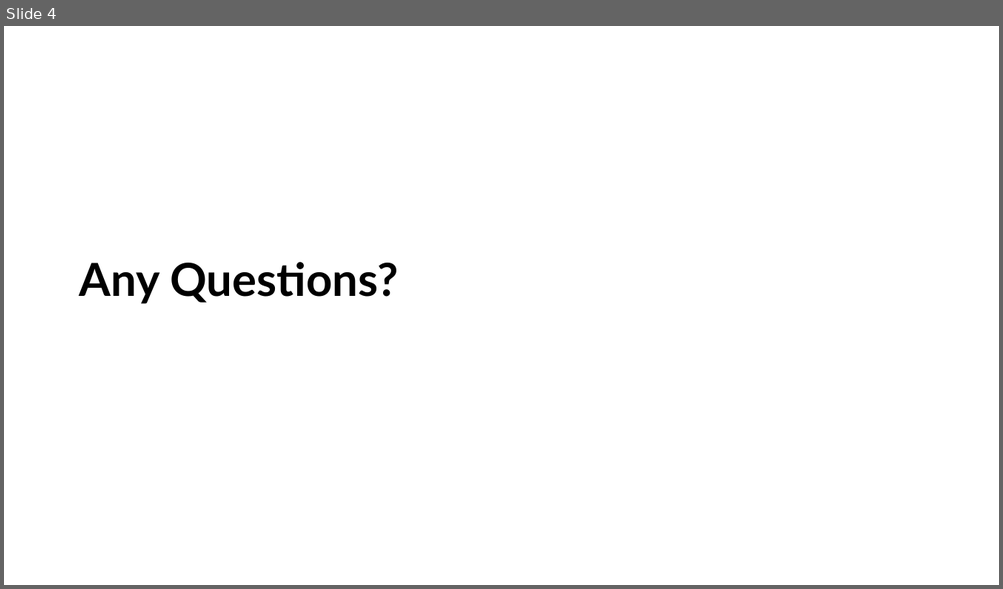
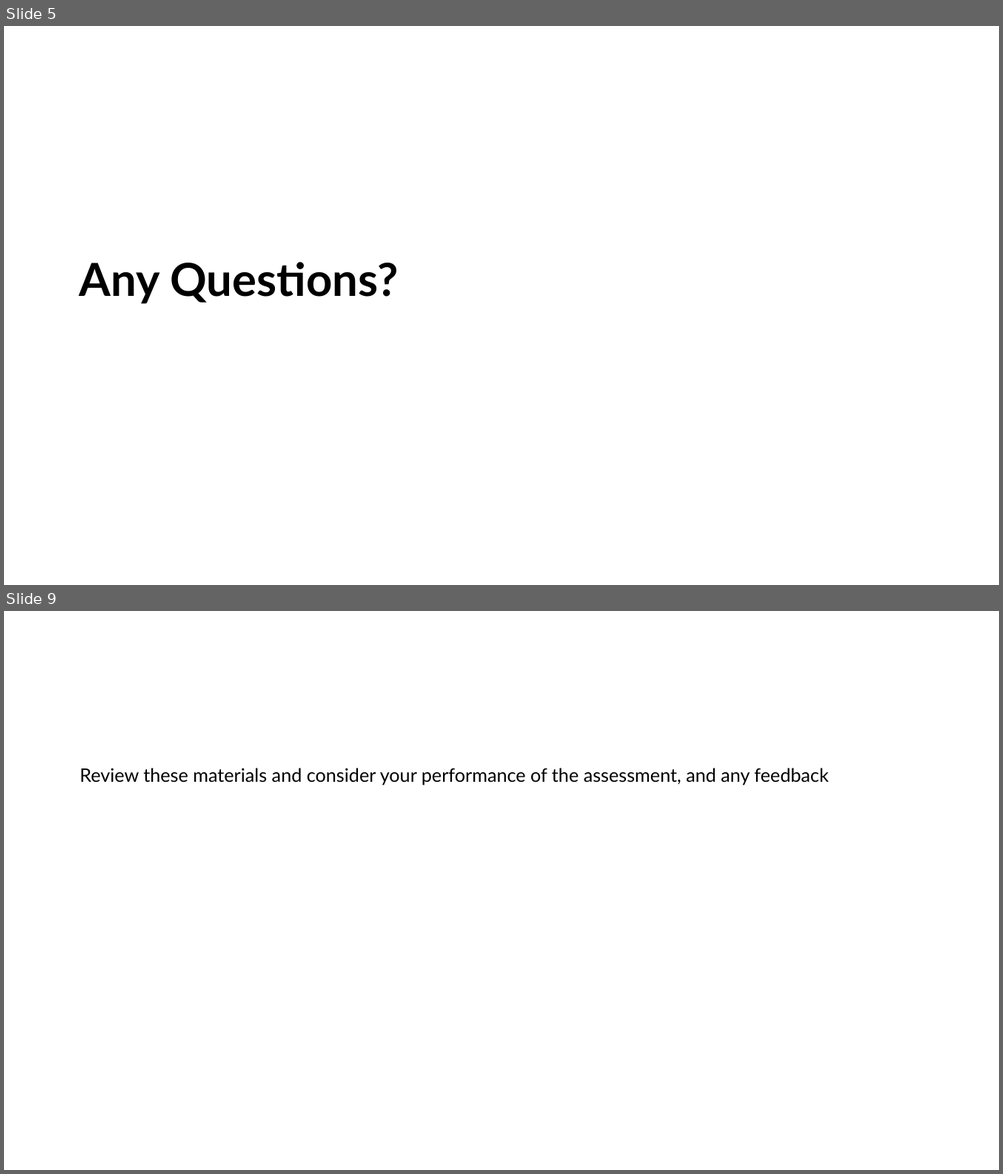
Before and after one commit to LittleMonkeyLab/PS52007Dslides, a slide deck: _site/lectures/Lecture03/Lecture03.pptx. Shown one above the other, each under a label of ours: slide 4 before the commit, slides 5 and 9 after it; the slides between them are not shown. The pictures are 1003x589 and 1003x1174 pixels, drawn with LibreOffice and Linux fonts; fonts in the diff are those of the drawing; background and template pictures are left out. Boxes give left, top, right and bottom in pixels: in the first picture for what was removed or moved away, otherwise in the second. Text is boxed around its words. In the diff, an @@ line names an element or a change of style, - is before the commit and + after.

```diff
--- a/_site/lectures/Lecture03/Lecture03.pptx
+++ b/_site/lectures/Lecture03/Lecture03.pptx
@@ slide 9 added at (4,611,999,1170), background #FFFFFF @@
@@ text added at (79,768,828,786), 18 pt, text #000000 @@
+Review these materials and consider your performance of the assessment, and any feedback
@@ what was slide 4 is now slide 5 @@
```
Also in this commit, not shown: 2 slides changed, 22 other slides added, 1 slide removed, 47 other files.
